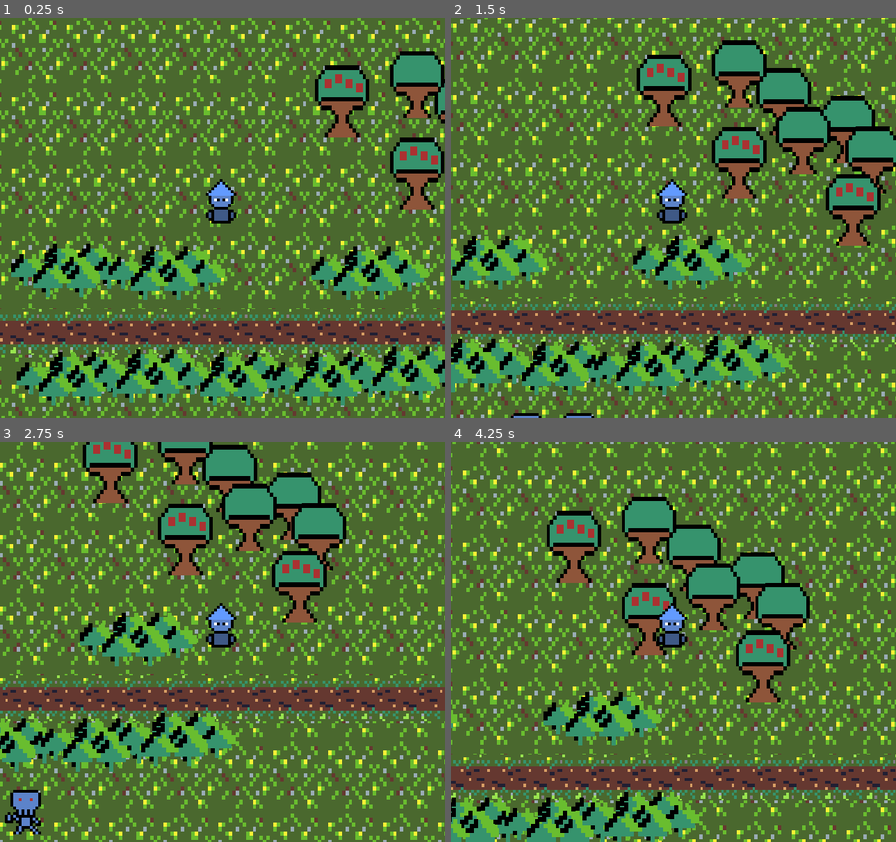
Above: before the commit, frames 1-4 (two rows, left to right).
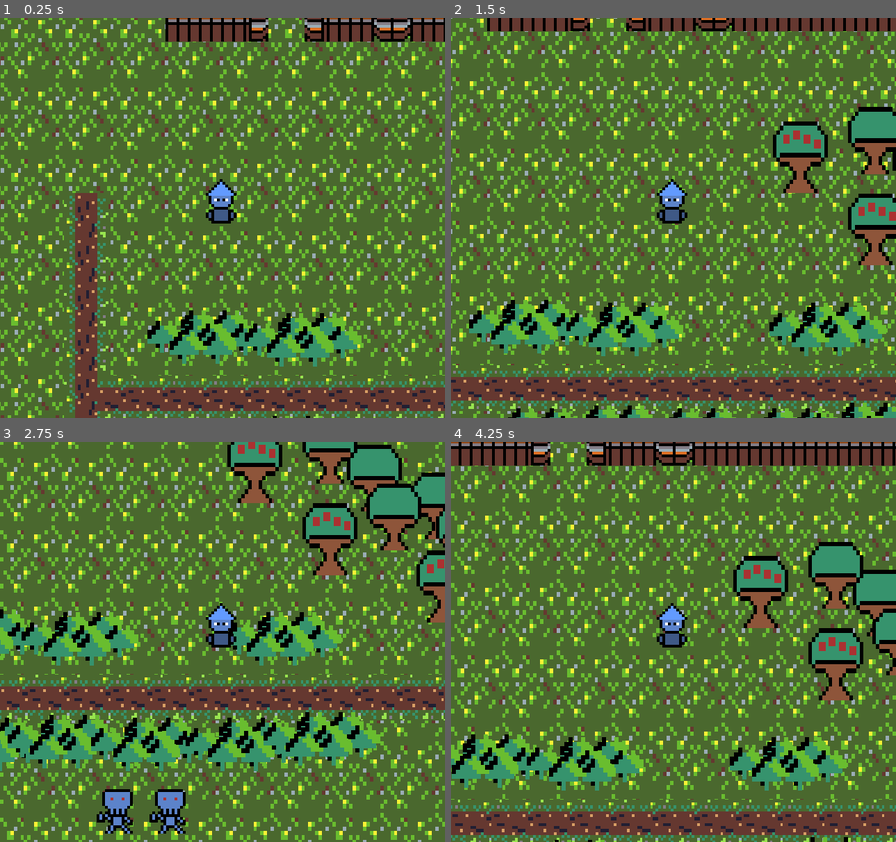
Above: after the commit, the same moments.

Repository: macattack69/TOPSECRETDONTTOUCH
Game: Godot game, scene res://Scenes/World.tscn
Same seed, same stepped clock (60 frames per second), same inputs: the game is played once before the commit and once after it.
Inputs:
- Up to frame 1 (0.25 s): no input
- Up to frame 2 (1.5 s): tap Enter at 0.5 s; hold D (ui_right) 0.53-1.28 s; hold S (ui_down) from 1.28 s (still down)
- Up to frame 3 (2.75 s): release S (ui_down) at 2.03 s; hold D (ui_right) from 2.03 s (still down)
- Up to frame 4 (4.25 s): release D (ui_right) at 2.78 s; hold W (ui_up) 2.78-3.53 s; hold A (ui_left) from 3.53 s (still down)

The runs differ from the first frame. In frame 1, 57% of the frame differs, in the area x 0-100%, y 0-100%; in frame 2, 60%; in frame 3, 51%; in frame 4, 60%.

Commit message:
I won't lie
...

Diff:
--- a/yamya2w+b/Scenes/Player.tscn
+++ b/yamya2w+b/Scenes/Player.tscn
@@ -1,109 +1,7 @@
-[gd_scene load_steps=9 format=2]
+[gd_scene load_steps=2 format=2]
 
-[ext_resource path="res://Assets/cursedmcanimation.png" type="Texture" id=1]
-[ext_resource path="res://scripts/Player.gd" type="Script" id=2]
-
-[sub_resource type="CapsuleShape2D" id=1]
-radius = 3.02763
-height = 3.99961
-
-[sub_resource type="Animation" id=9]
-length = 0.001
-tracks/0/type = "value"
-tracks/0/path = NodePath("Sprite:frame")
-tracks/0/interp = 1
-tracks/0/loop_wrap = true
-tracks/0/imported = false
-tracks/0/enabled = true
-tracks/0/keys = {
-"times": PoolRealArray( 0 ),
-"transitions": PoolRealArray( 1 ),
-"update": 0,
-"values": [ 0 ]
-}
-
-[sub_resource type="Animation" id=10]
-resource_name = "RunDown"
-tracks/0/type = "value"
-tracks/0/path = NodePath("Sprite:frame")
-tracks/0/interp = 1
-tracks/0/loop_wrap = true
-tracks/0/imported = false
-tracks/0/enabled = true
-tracks/0/keys = {
-"times": PoolRealArray( 0, 0.5, 1 ),
-"transitions": PoolRealArray( 1, 1, 1 ),
-"update": 1,
-"values": [ 0, 1, 0 ]
-}
-
-[sub_resource type="Animation" id=11]
-resource_name = "RunLeft"
-tracks/0/type = "value"
-tracks/0/path = NodePath("Sprite:frame")
-tracks/0/interp = 1
-tracks/0/loop_wrap = true
-tracks/0/imported = false
-tracks/0/enabled = true
-tracks/0/keys = {
-"times": PoolRealArray( 0, 0.5, 1 ),
-"transitions": PoolRealArray( 1, 1, 1 ),
-"update": 1,
-"values": [ 4, 5, 4 ]
-}
-
-[sub_resource type="Animation" id=12]
-resource_name = "RunRight"
-tracks/0/type = "value"
-tracks/0/path = NodePath("Sprite:frame")
-tracks/0/interp = 1
-tracks/0/loop_wrap = true
-tracks/0/imported = false
-tracks/0/enabled = true
-tracks/0/keys = {
-"times": PoolRealArray( 0, 0.5, 1 ),
-"transitions": PoolRealArray( 1, 1, 1 ),
-"update": 1,
-"values": [ 2, 3, 2 ]
-}
-
-[sub_resource type="Animation" id=13]
-resource_name = "RunUp"
-tracks/0/type = "value"
-tracks/0/path = NodePath("Sprite:frame")
-tracks/0/interp = 1
-tracks/0/loop_wrap = true
-tracks/0/imported = false
-tracks/0/enabled = true
-tracks/0/keys = {
-"times": PoolRealArray( 0, 0.5, 1 ),
-"transitions": PoolRealArray( 1, 1, 1 ),
-"update": 1,
-"values": [ 6, 7, 6 ]
-}
+[ext_resource path="res://player/Player.tscn" type="PackedScene" id=1]
 
 [node name="Player" type="Node2D"]
 
-[node name="Player" type="KinematicBody2D" parent="."]
-script = ExtResource( 2 )
-
-[node name="Sprite" type="Sprite" parent="Player"]
-position = Vector2( -1, -5 )
-texture = ExtResource( 1 )
-hframes = 8
-region_rect = Rect2( 3, 4, 11, 15 )
-
-[node name="CollisionShape2D" type="CollisionShape2D" parent="Player"]
-position = Vector2( 0, -9.53674e-07 )
-rotation = -1.58476
-shape = SubResource( 1 )
-
-[node name="Camera2D" type="Camera2D" parent="Player"]
-current = true
-
-[node name="AnimationPlayer" type="AnimationPlayer" parent="Player"]
-anims/RESET = SubResource( 9 )
-anims/RunDown = SubResource( 10 )
-anims/RunLeft = SubResource( 11 )
-anims/RunRight = SubResource( 12 )
-anims/RunUp = SubResource( 13 )
+[node name="Player" parent="." instance=ExtResource( 1 )]
--- a/yamya2w+b/Scenes/World.tscn
+++ b/yamya2w+b/Scenes/World.tscn
@@ -1,6 +1,6 @@
 [gd_scene load_steps=13 format=2]
 
-[ext_resource path="res://Scenes/Player.tscn" type="PackedScene" id=1]
+[ext_resource path="res://player/Player.tscn" type="PackedScene" id=1]
 [ext_resource path="res://Assets/grasstmap.png" type="Texture" id=2]
 [ext_resource path="res://Assets/dirtpath.png" type="Texture" id=3]
 [ext_resource path="res://Scenes/barracks.tscn" type="PackedScene" id=4]
@@ -82,6 +82,8 @@
 [node name="gate_closed" parent="." instance=ExtResource( 6 )]
 position = Vector2( 61, -71 )
 
+[node name="Player" parent="." instance=ExtResource( 1 )]
+
 [node name="tree" parent="." instance=ExtResource( 11 )]
 position = Vector2( 158, -3.99997 )
 scale = Vector2( 1.23171, 1.61635 )
@@ -113,6 +115,3 @@
 [node name="fruit_tree3" parent="." instance=ExtResource( 12 )]
 position = Vector2( 160, 25 )
 scale = Vector2( 1.23171, 1.61635 )
-
-[node name="Player" parent="." instance=ExtResource( 1 )]
-position = Vector2( 49, 24 )
--- /dev/null
+++ b/yamya2w+b/player/Player.tscn
@@ -0,0 +1,170 @@
+[gd_scene load_steps=20 format=2]
+
+[ext_resource path="res://Assets/cursedmcanimation.png" type="Texture" id=1]
+[ext_resource path="res://scripts/Player.gd" type="Script" id=2]
+
+[sub_resource type="CapsuleShape2D" id=1]
+radius = 3.02763
+height = 3.99961
+
+[sub_resource type="Animation" id=14]
+resource_name = "Idle"
+tracks/0/type = "value"
+tracks/0/path = NodePath("Sprite:frame")
+tracks/0/interp = 1
+tracks/0/loop_wrap = true
+tracks/0/imported = false
+tracks/0/enabled = true
+tracks/0/keys = {
+"times": PoolRealArray( 0 ),
+"transitions": PoolRealArray( 1 ),
+"update": 1,
+"values": [ 0 ]
+}
+
+[sub_resource type="Animation" id=9]
+length = 0.001
+tracks/0/type = "value"
+tracks/0/path = NodePath("Sprite:frame")
+tracks/0/interp = 1
+tracks/0/loop_wrap = true
+tracks/0/imported = false
+tracks/0/enabled = true
+tracks/0/keys = {
+"times": PoolRealArray( 0 ),
+"transitions": PoolRealArray( 1 ),
+"update": 0,
+"values": [ 0 ]
+}
+
+[sub_resource type="Animation" id=10]
+resource_name = "RunDown"
+tracks/0/type = "value"
+tracks/0/path = NodePath("Sprite:frame")
+tracks/0/interp = 1
+tracks/0/loop_wrap = true
+tracks/0/imported = false
+tracks/0/enabled = true
+tracks/0/keys = {
+"times": PoolRealArray( 0, 0.5, 1 ),
+"transitions": PoolRealArray( 1, 1, 1 ),
+"update": 1,
+"values": [ 0, 1, 0 ]
+}
+
+[sub_resource type="Animation" id=11]
+resource_name = "RunLeft"
+tracks/0/type = "value"
+tracks/0/path = NodePath("Sprite:frame")
+tracks/0/interp = 1
+tracks/0/loop_wrap = true
+tracks/0/imported = false
+tracks/0/enabled = true
+tracks/0/keys = {
+"times": PoolRealArray( 0, 0.5, 1 ),
+"transitions": PoolRealArray( 1, 1, 1 ),
+"update": 1,
+"values": [ 4, 5, 4 ]
+}
+
+[sub_resource type="Animation" id=12]
+resource_name = "RunRight"
+tracks/0/type = "value"
+tracks/0/path = NodePath("Sprite:frame")
+tracks/0/interp = 1
+tracks/0/loop_wrap = true
+tracks/0/imported = false
+tracks/0/enabled = true
+tracks/0/keys = {
+"times": PoolRealArray( 0, 0.5, 1 ),
+"transitions": PoolRealArray( 1, 1, 1 ),
+"update": 1,
+"values": [ 2, 3, 2 ]
+}
+
+[sub_resource type="Animation" id=13]
+resource_name = "RunUp"
+tracks/0/type = "value"
+tracks/0/path = NodePath("Sprite:frame")
+tracks/0/interp = 1
+tracks/0/loop_wrap = true
+tracks/0/imported = false
+tracks/0/enabled = true
+tracks/0/keys = {
+"times": PoolRealArray( 0, 0.5, 1 ),
+"transitions": PoolRealArray( 1, 1, 1 ),
+"update": 1,
+"values": [ 6, 7, 6 ]
+}
+
+[sub_resource type="AnimationNodeAnimation" id=23]
+animation = "Idle"
+
+[sub_resource type="AnimationNodeAnimation" id=24]
+animation = "RunDown"
+
+[sub_resource type="AnimationNodeAnimation" id=25]
+animation = "RunRight"
+
+[sub_resource type="AnimationNodeAnimation" id=26]
+animation = "RunUp"
+
+[sub_resource type="AnimationNodeAnimation" id=27]
+animation = "RunLeft"
+
+[sub_resource type="AnimationNodeBlendSpace2D" id=28]
+blend_point_0/node = SubResource( 24 )
+blend_point_0/pos = Vector2( 0, 1 )
+blend_point_1/node = SubResource( 25 )
+blend_point_1/pos = Vector2( 1, 0 )
+blend_point_2/node = SubResource( 26 )
+blend_point_2/pos = Vector2( 0, -1 )
+blend_point_3/node = SubResource( 27 )
+blend_point_3/pos = Vector2( -1, 0 )
+blend_mode = 1
+
+[sub_resource type="AnimationNodeStateMachineTransition" id=29]
+
+[sub_resource type="AnimationNodeStateMachineTransition" id=30]
+
+[sub_resource type="AnimationNodeStateMachine" id=21]
+states/Idle/node = SubResource( 23 )
+states/Idle/position = Vector2( 542, 178.078 )
+states/Running/node = SubResource( 28 )
+states/Running/position = Vector2( 698.5, 178.375 )
+transitions = [ "Idle", "Running", SubResource( 29 ), "Running", "Idle", SubResource( 30 ) ]
+start_node = "Idle"
+
+[sub_resource type="AnimationNodeStateMachinePlayback" id=22]
+
+[node name="Player" type="KinematicBody2D"]
+script = ExtResource( 2 )
+
+[node name="Sprite" type="Sprite" parent="."]
+position = Vector2( -1, -5 )
+texture = ExtResource( 1 )
+hframes = 8
+region_rect = Rect2( 3, 4, 11, 15 )
+
+[node name="CollisionShape2D" type="CollisionShape2D" parent="."]
+position = Vector2( 0, -9.53674e-07 )
+rotation = -1.58476
+shape = SubResource( 1 )
+
+[node name="Camera2D" type="Camera2D" parent="."]
+current = true
+
+[node name="AnimationPlayer" type="AnimationPlayer" parent="."]
+anims/Idle = SubResource( 14 )
+anims/RESET = SubResource( 9 )
+anims/RunDown = SubResource( 10 )
+anims/RunLeft = SubResource( 11 )
+anims/RunRight = SubResource( 12 )
+anims/RunUp = SubResource( 13 )
+
+[node name="AnimationTree" type="AnimationTree" parent="."]
+tree_root = SubResource( 21 )
+anim_player = NodePath("../AnimationPlayer")
+active = true
+parameters/playback = SubResource( 22 )
+parameters/Running/blend_position = Vector2( 0, 0 )
--- a/yamya2w+b/scripts/Player.gd
+++ b/yamya2w+b/scripts/Player.gd
@@ -6,7 +6,7 @@
 
 var velocity = Vector2.ZERO
 onready var animationPlayer = $AnimationPlayer
-#onready var animationTree = $AnimationTree
+onready var animationTree = $AnimationTree
 
 func _physics_process(delta):
 	var input_vector = Vector2.ZERO
@@ -15,9 +15,9 @@
 	input_vector = input_vector.normalized()
 
 	if input_vector != Vector2.ZERO:
+		animationTree.set("parameters/Running/blend_position", input_vector)
 		velocity = velocity.move_toward(input_vector * max_speed, ACCELERATION * delta)
 	else:
-		animationPlayer.play("RESET")
 		velocity = velocity.move_toward(Vector2.ZERO, FRICTION * delta)
 
 
